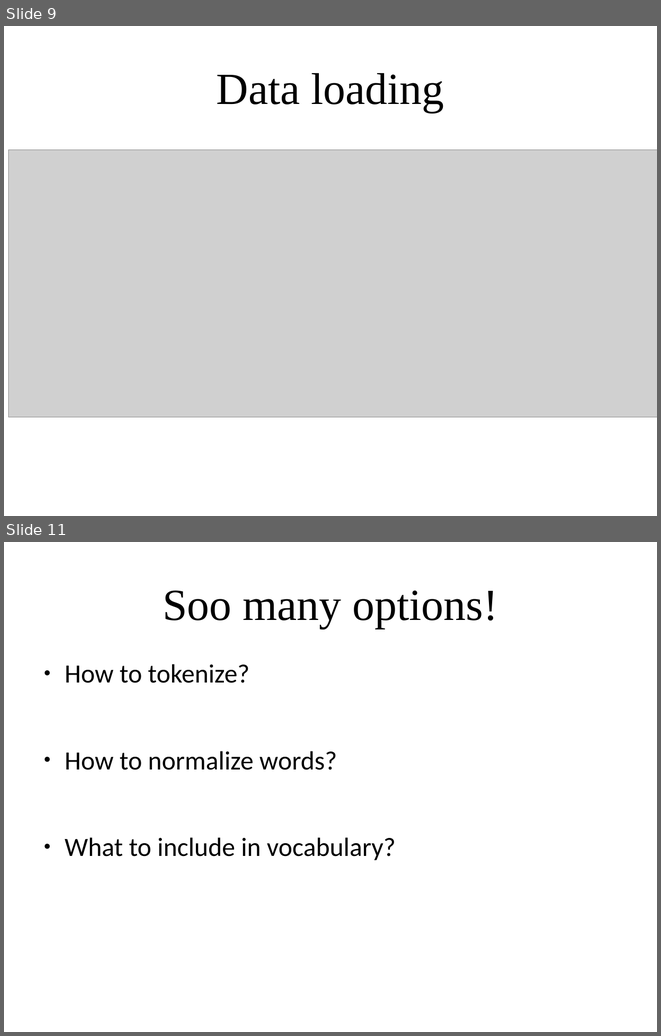
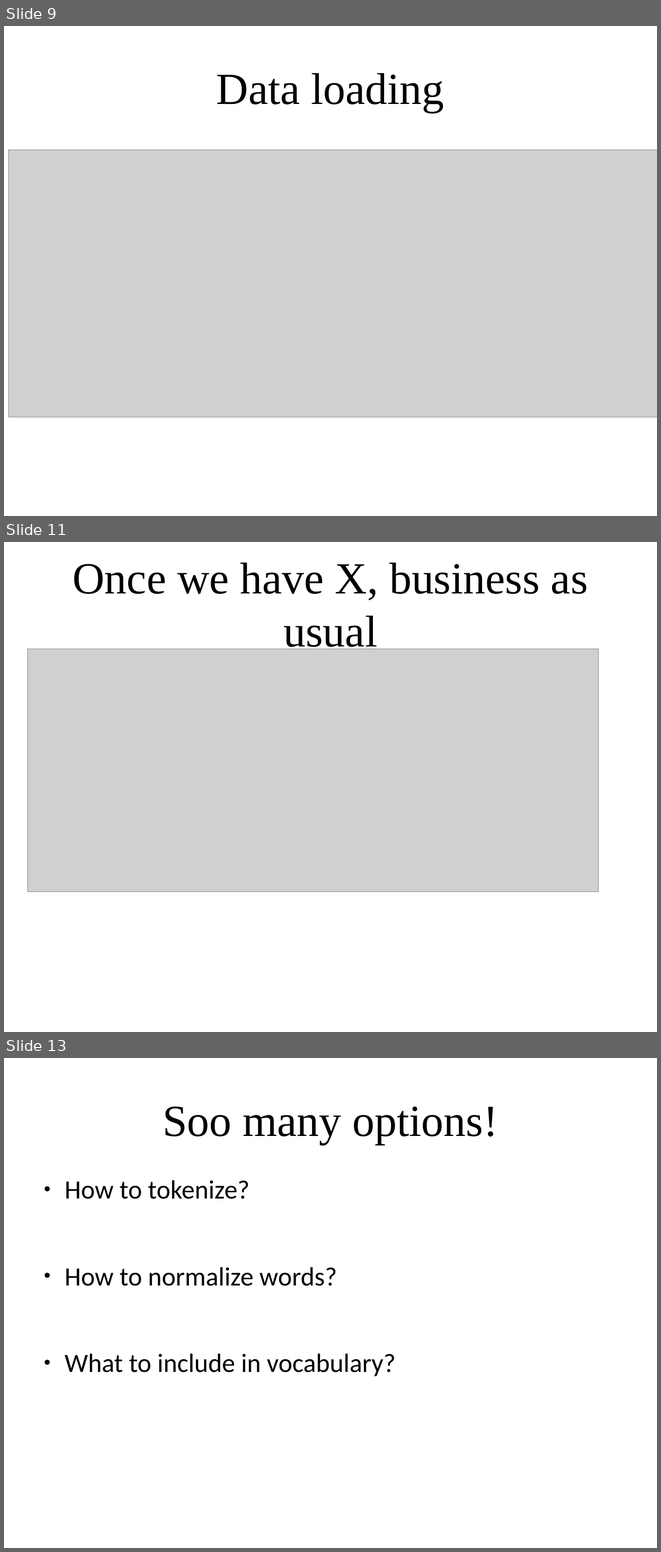
Before and after one commit to amueller/applied_ml_spring_2017, a slide deck: slides/aml-19-040317.odp. Shown one above the other, each under a label of ours: slides 9 and 11 before the commit, slides 9, 11 and 13 after it; the slides between them are not shown. The pictures are 661x1036 and 661x1552 pixels, drawn with LibreOffice and Linux fonts; fonts in the diff are those of the drawing; grey boxes stand for pictures. Boxes give left, top, right and bottom in pixels: in the first picture for what was removed or moved away, otherwise in the second. Text is boxed around its words. In the diff, an @@ line names an element or a change of style, - is before the commit and + after.

```diff
--- a/slides/aml-19-040317.odp
+++ b/slides/aml-19-040317.odp
@@ slide 11 added at <box>4,542,657,1032</box>, background #FFFFFF @@
@@ title added at <box>72,563,588,655</box>, 54 pt, text #000000 @@
+Once we have X, business as usual
@@ picture added at <box>28,649,598,892</box> @@
@@ what was slide 11 is now slide 13 @@
```
Also in this commit, not shown: 2 slides changed, 23 other slides added, 6 slides removed, 2 other files.
